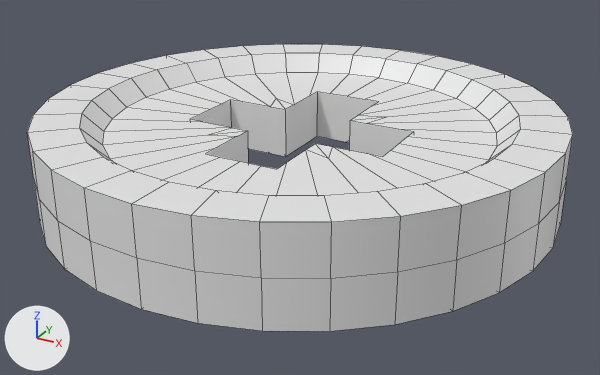
One commit to the Blender file FlufflParty/Assets/BlenderFiles/Coin.blend: the scene before it, then after it.
Before and after are seen from a 50 mm camera at (0.598, -1.086, 0.495) aimed at (0.015, -0.027, -0.035). The axes (+X, +Y, +Z) are drawn at lower left. The lights are the same throughout. Mesh edges are drawn as thin lines.

Before the edit, the objects in view are built like this:
```python
me_circle = bpy.data.meshes.new('Circle')
me_circle.from_pydata(...)  # 332 vertices, 284 faces; spans x -1.0..1.0, y -1.0..1.0, z -0.18..0.18
me_circle.polygons.foreach_set('use_smooth', [True] * 284)
ob_circle = bpy.data.objects.new('Circle', me_circle)
ob_circle.location = (0.004, -0.006, 0.018)
ob_circle.scale = (0.405, 0.405, 0.405)
```
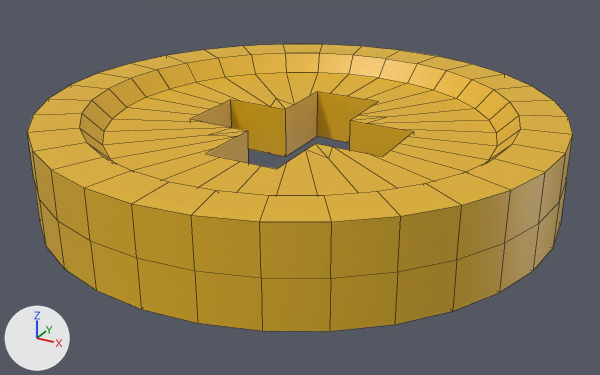
Boxes [x1, y1, x2, y2] around the edits, measured in the pictures (600 x 375 px):
part 1 of me_circle, recoloured (white to yellow): [27, 44, 573, 331] in both

The change in detail:
Material 'Material.004' (mat_material_004) is new.
Its base color is (0.8, 0.464, 0.0) (yellow #e7b500).
Its specular ior level is 1.0.
me_circle has 332 vertices, 284 faces and spans x -1.0..1.0, y -1.0..1.0, z -0.18..0.18.
me_circle is used by ob_circle; location (0.004, -0.006, 0.018); scale (0.405, 0.405, 0.405).
me_circle part 1: 272 of the faces centred in x -0.99..0.99, y -0.99..0.99, z -0.18..0.18 switch from no material to mat_material_004 (yellow #e7b500).
